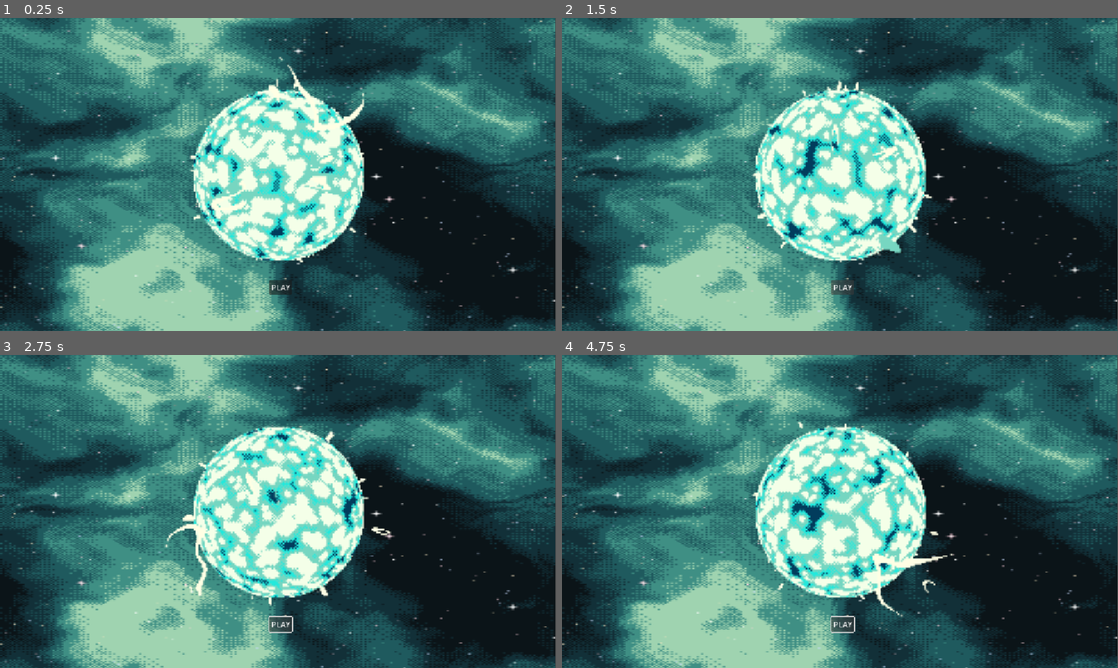
Above: before the commit, frames 1-4 (two rows, left to right).
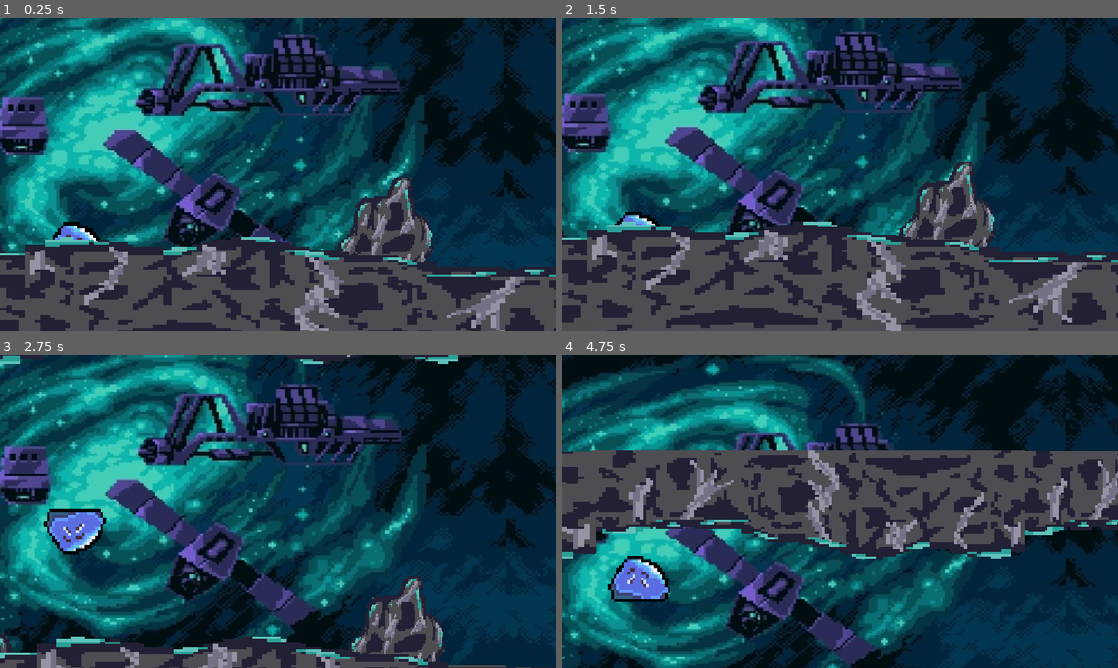
Above: after the commit, the same moments.

Repository: MaykelCruz/Haven-HackClub
Game: Godot game, scene res://character/mob.tscn
The game is run twice, just before and just after one commit, with the same random seed, the same clock (stepped at 60 frames per second) and the same inputs. Before the commit the project starts from res://menu_principal.tscn.
Inputs (mouse positions are in pixels of both pictures, inside the frame that each line leads up to):
- Up to frame 1 (0.25 s): no input
- Up to frame 2 (1.5 s): click (840, 287) at 0.5 s, where only the run before the commit has a clickable "PLAY"; click (840, 287) at 1.25 s, where only the run before the commit has a clickable "PLAY"
- Up to frame 3 (2.75 s): tap Enter (ui_accept) at 2, 2.27 s; hold Right (ui_right) from 2.03 s (still down); tap A (move_A) at 2.1 s
- Up to frame 4 (4.75 s): tap D (move_D) at 2.85, 4.35 s; tap Enter (ui_accept) at 3.02, 4.52 s; release Right (ui_right) at 3.53 s; hold Left (ui_left) 3.53-4.28 s; tap A (move_A) at 3.6 s; hold Right (ui_right) from 4.28 s (still down)

The runs differ from the first frame. In frame 1, 91% of the frame differs, in the area x 0-100%, y 0-100%; in frame 2, 92%; in frame 3, 90%; in frame 4, 92%.

Commit message:
fix

Diff:
--- a/game/character/mob.tscn
+++ b/game/character/mob.tscn
@@ -8,7 +8,6 @@
 [ext_resource type="Texture2D" uid="uid://b30rg30eyixut" path="res://character/piso-prueba-piedra.png" id="4_xfxrl"]
 [ext_resource type="AudioStream" uid="uid://34xltlwh4x2m" path="res://mp3_2 - Galactic Odyssey (Loop).mp3" id="5_7b1sa"]
 [ext_resource type="Texture2D" uid="uid://s3a3brd4mw56" path="res://character/fondo-prueba.jpeg" id="5_xfxrl"]
-[ext_resource type="PackedScene" path="res://ui/hud/HUD.tscn" id="6_hud"]
 
 [sub_resource type="ConvexPolygonShape2D" id="ConvexPolygonShape2D_3hbpb"]
 
@@ -69,13 +68,11 @@
 texture = ExtResource("1_ix33q")
 
 [node name="Camera2D" type="Camera2D" parent="CharacterBody2D" unique_id=281516550]
-position = Vector2(662, 247)
-zoom = Vector2(0.7, 0.7)
+position = Vector2(579, 425)
 process_callback = 0
 limit_smoothed = true
 position_smoothing_enabled = true
 drag_top_margin = 0.21
-script = ExtResource("3_xfxrl")
 
 [node name="ResourcePreloader" type="ResourcePreloader" parent="." unique_id=1343928698]
 
@@ -166,6 +163,7 @@
 motion_scale = Vector2(0.2, 0.2)
 
 [node name="Sprite2D" type="Sprite2D" parent="ParallaxBackground/ParallaxLayer" unique_id=1550385589]
+position = Vector2(1080, 179)
 position = Vector2(780.99994, 148.99997)
 scale = Vector2(2.3242006, 1.973545)
 texture = ExtResource("5_xfxrl")
@@ -194,4 +192,3 @@
 stream = ExtResource("5_7b1sa")
 volume_db = 8.447
 autoplay = true
-[node name="HUD" parent="." instance=ExtResource("6_hud")]
--- a/game/project.godot
+++ b/game/project.godot
@@ -11,7 +11,7 @@
 [application]
 
 config/name="Game-Slime"
-run/main_scene="uid://bq2irghvfbyb"
+run/main_scene="uid://bfa1788hdc077"
 config/features=PackedStringArray("4.7", "Forward Plus")
 config/icon="uid://1d7eexj3bkmg"
 
